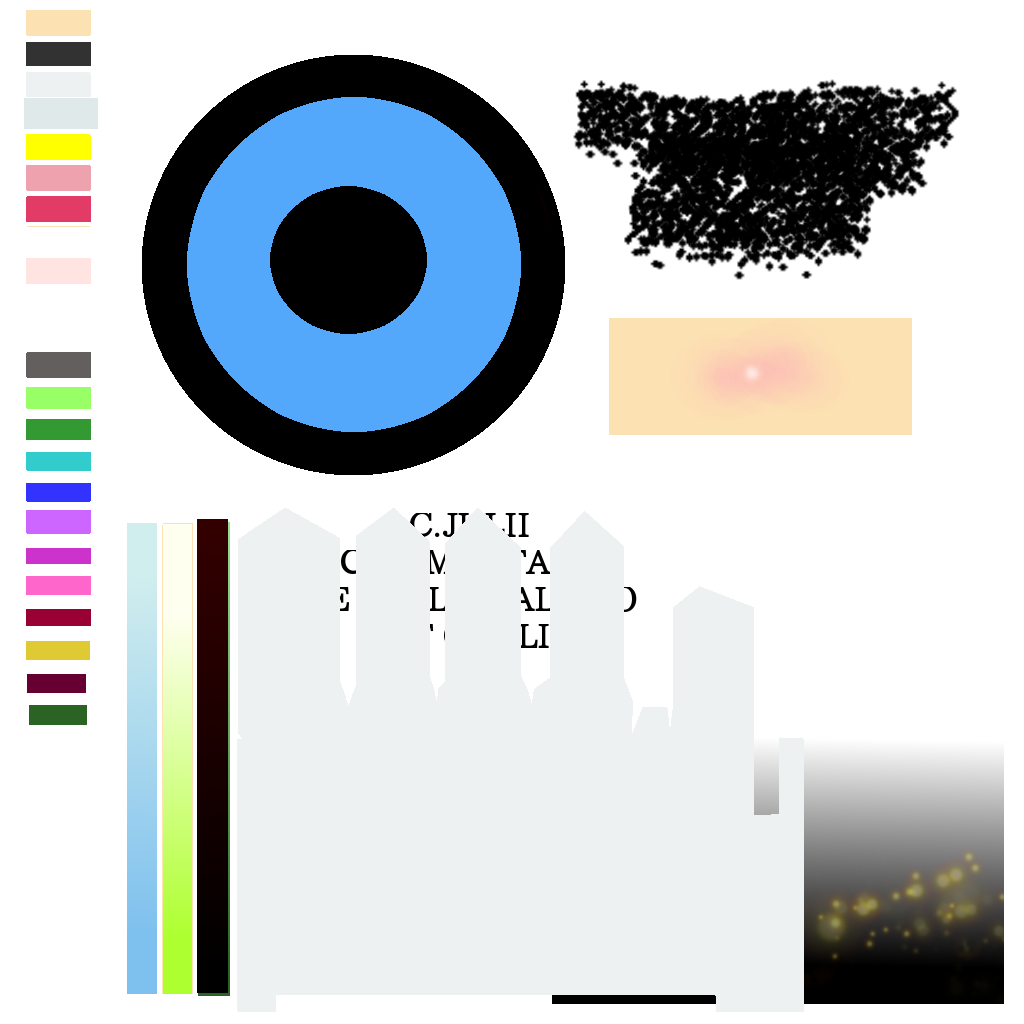
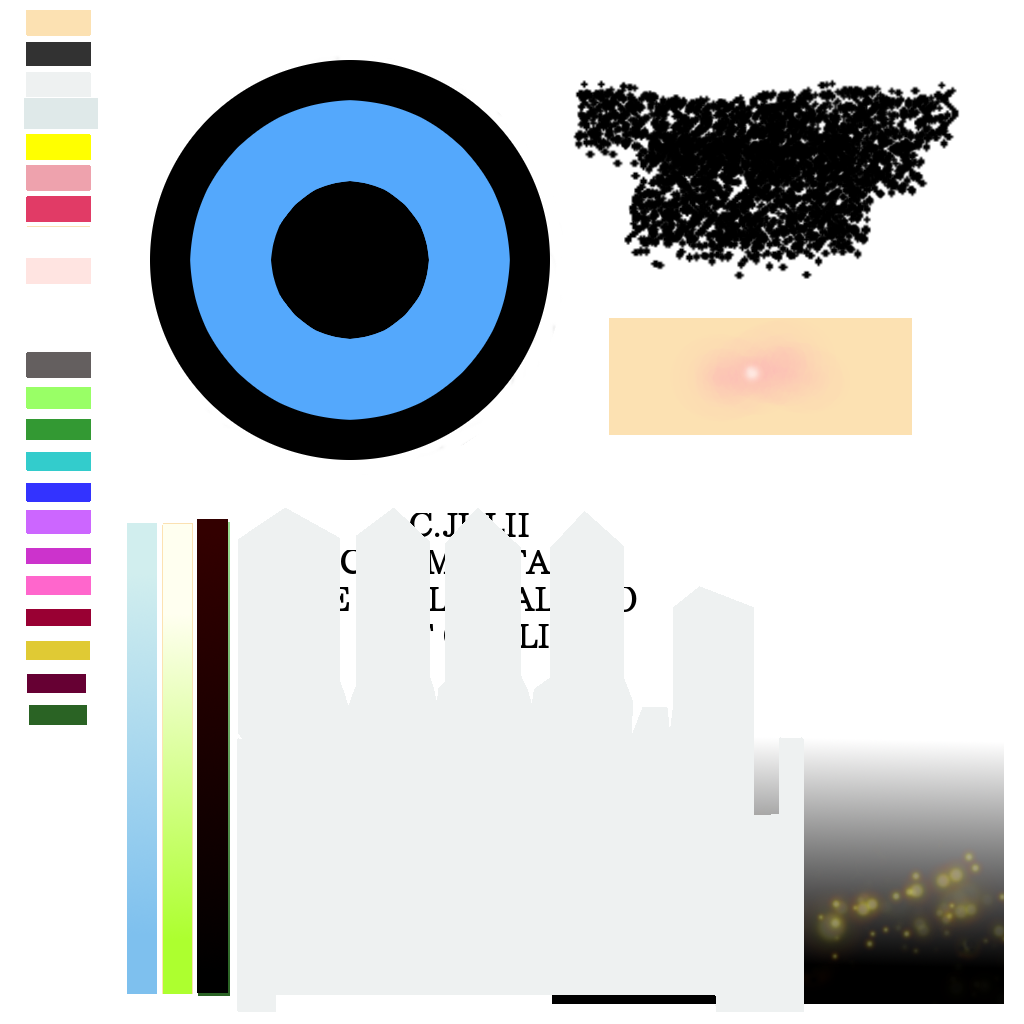
Comparing the layer stacks of the two w=1024, h=1024 images. Changes:
painted on "White #1" over <box>142,55,565,475</box>
painted on "レイヤー #2" over <box>270,181,429,339</box>
painted on "レイヤー #3" over <box>187,97,521,432</box>
